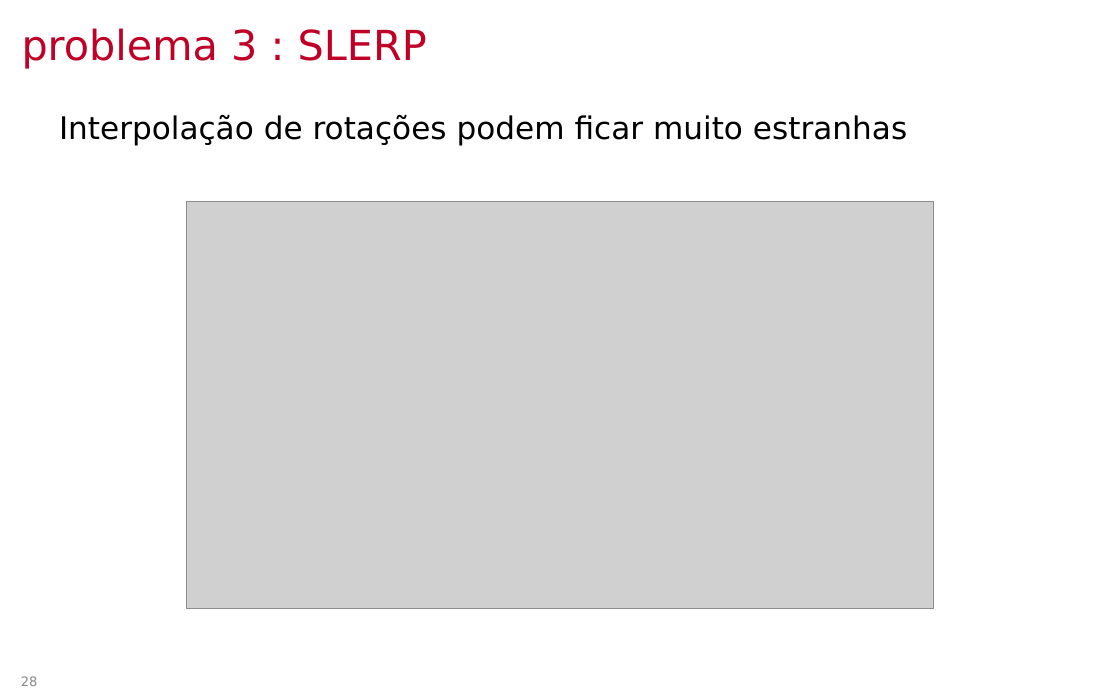
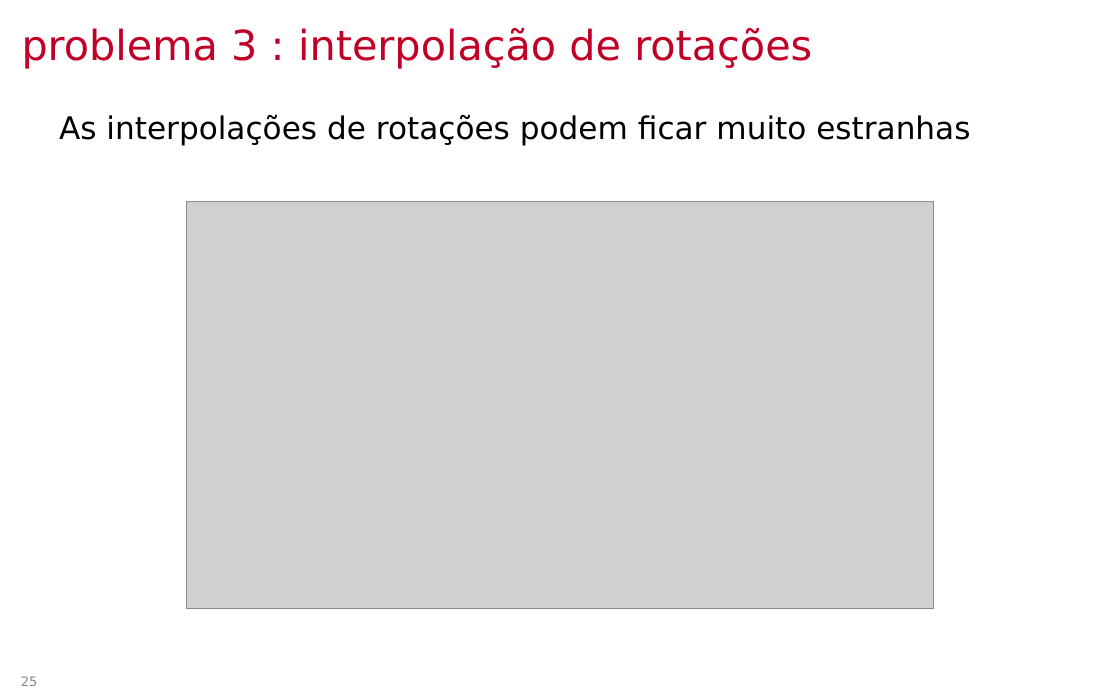
Before and after one commit to lpsoares/ComputacaoGrafica, a slide deck: slide 25 of docs/aulas/04-coordenadas_homogeneas_e_quaternios/aula4_coordenadas_homogeneas_e_quaternios.pptx (slide 28 before the commit). Drawn at 1120x700 pixels with LibreOffice and Linux fonts; fonts in the diff are those of the drawing; grey boxes stand for pictures; background and template pictures are left out. Boxes give left, top, right and bottom in pixels: in the first picture for what was removed or moved away, otherwise in the second. Text is boxed around its words. In the diff, an @@ line names an element or a change of style, - is before the commit and + after.

```diff
--- a/docs/aulas/04-coordenadas_homogeneas_e_quaternios/aula4_coordenadas_homogeneas_e_quaternios.pptx
+++ b/docs/aulas/04-coordenadas_homogeneas_e_quaternios/aula4_coordenadas_homogeneas_e_quaternios.pptx
@@ title at [22, 28, 812, 69]: text changed @@
-problema 3 : SLERP
+problema 3 : interpolação de rotações
@@ text at [59, 114, 970, 146]: text changed @@
-Interpolação de rotações podem ficar muito estranhas
+As interpolações de rotações podem ficar muito estranhas
@@ page number at [21, 676, 38, 686]: text changed @@
-28
+25
```
Also in this commit, not shown: 12 other slides changed, 10 slides removed, 2 other files.
